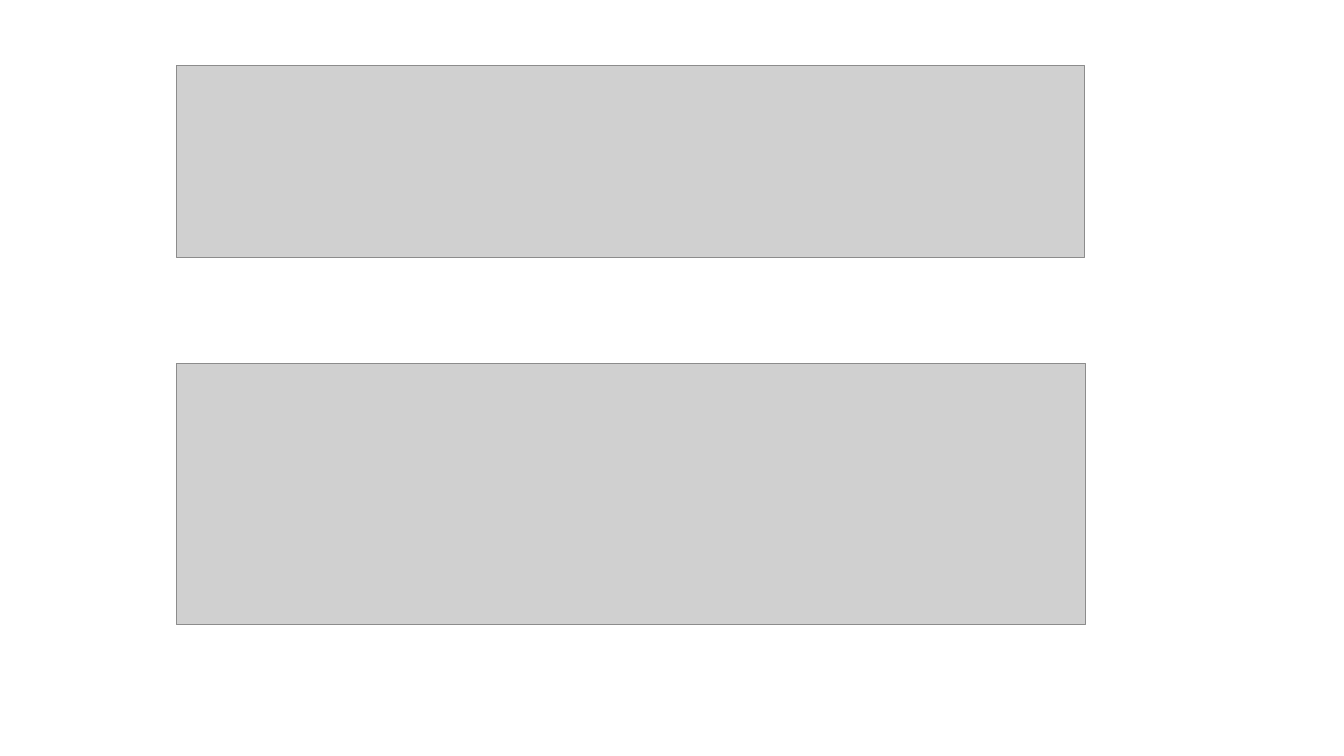
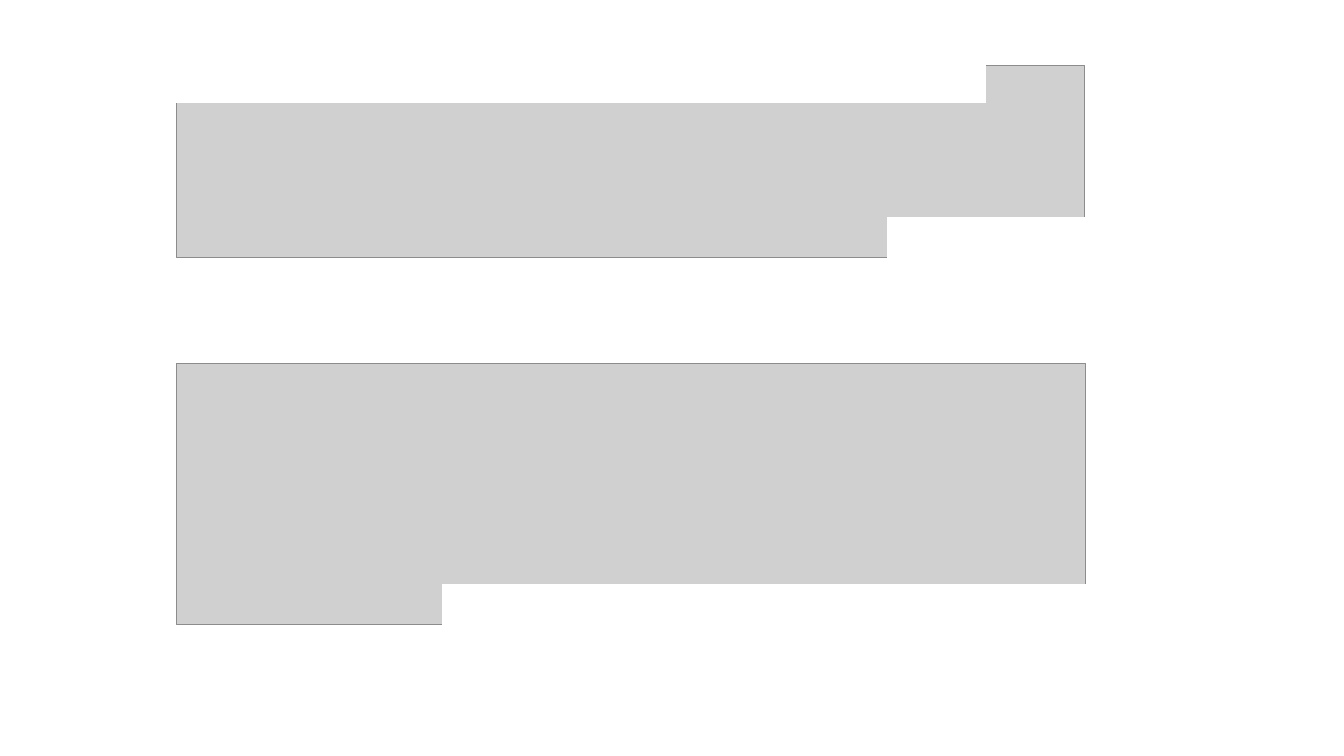
Before and after one commit to zaboltar/zaboltar.github.io, a slide deck: slide 22 of assets uarm/2022 2 UARM Etica PCrit/Arendt - pensar y reflx morales - de la historia a la accion.pptx. Drawn at 1344x756 pixels with LibreOffice and Linux fonts; fonts in the diff are those of the drawing; grey boxes stand for pictures. Boxes give left, top, right and bottom in pixels: in the first picture for what was removed or moved away, otherwise in the second. Text is boxed around its words. In the diff, an @@ line names an element or a change of style, - is before the commit and + after.

```diff
--- a/assets uarm/2022 2 UARM Etica PCrit/Arendt - pensar y reflx morales - de la historia a la accion.pptx
+++ b/assets uarm/2022 2 UARM Etica PCrit/Arendt - pensar y reflx morales - de la historia a la accion.pptx
@@ rectangle added at [176, 66, 986, 103], fill #FFFFFF, outline #FFFFFF 1 pt @@
@@ rectangle added at [888, 218, 1099, 258], fill #FFFFFF, outline #FFFFFF 1 pt @@
@@ rectangle added at [443, 585, 1098, 636], fill #FFFFFF, outline #FFFFFF 1 pt @@
```
Also in this commit, not shown: 11 other slides changed, 10 slides added, 10 slides removed.
